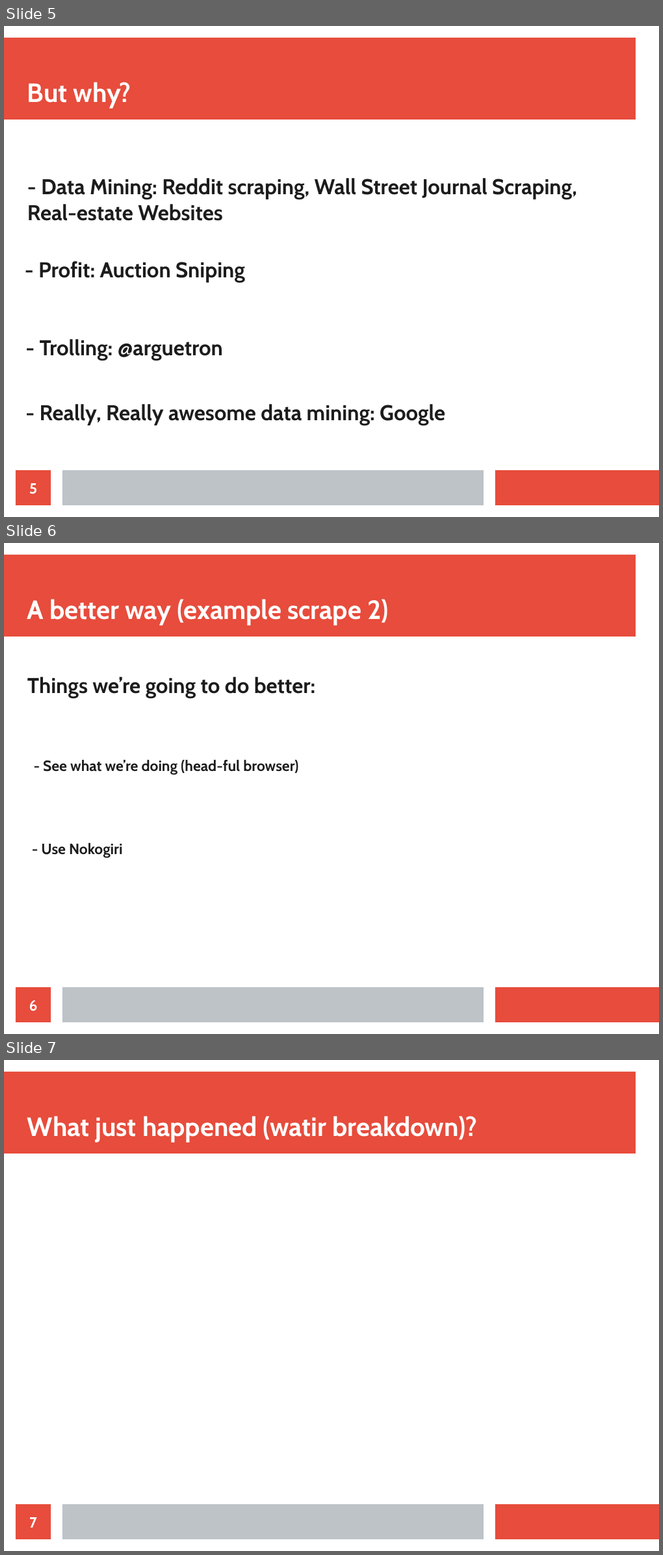
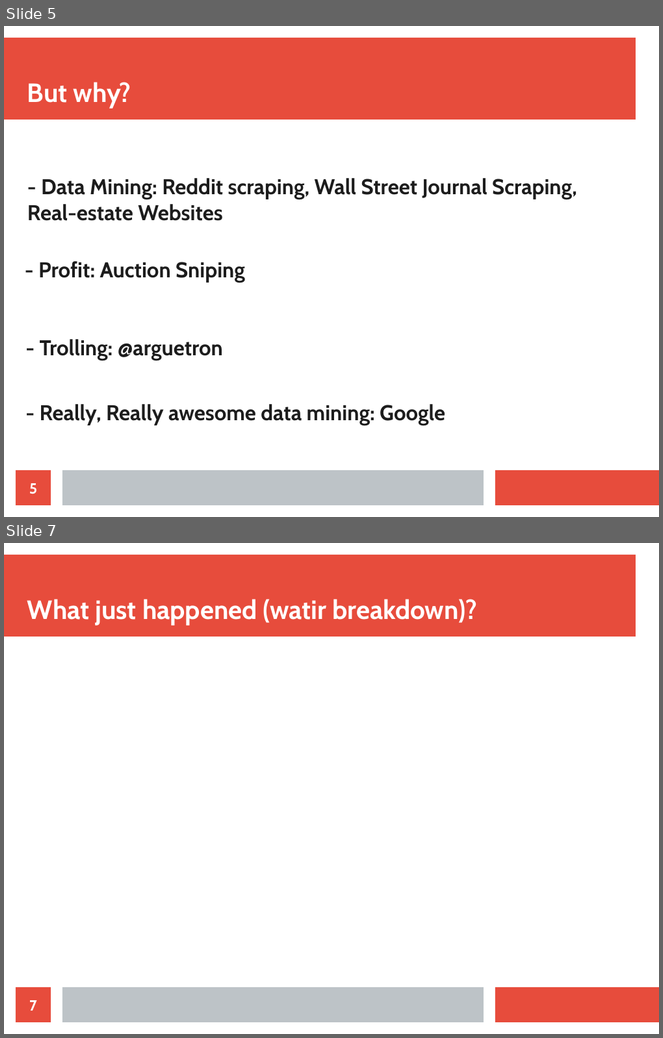
Before and after one commit to Lewington-pitsos/web_scraping_presentation, a slide deck: web_scraping.odp. Shown one above the other, each under a label of ours: slides 5, 6 and 7 before the commit, slides 5 and 7 after it; the slides between them are not shown. The pictures are 663x1555 and 663x1038 pixels, drawn with LibreOffice and Linux fonts; fonts in the diff are those of the drawing. Boxes give left, top, right and bottom in pixels: in the first picture for what was removed or moved away, otherwise in the second. Text is boxed around its words. In the diff, an @@ line names an element or a change of style, - is before the commit and + after.

```diff
--- a/web_scraping.odp
+++ b/web_scraping.odp
@@ slide 6 removed at bbox=[4, 543, 659, 1034], background #FFFFFF; not listed: 3 template elements that a slide beside it also shows @@
@@ title removed at bbox=[27, 599, 389, 626] @@
-A better way (example scrape 2)
@@ text removed at bbox=[27, 677, 316, 698] @@
-Things we’re going to do better:
@@ text removed at bbox=[43, 760, 298, 775] @@
-- See what we’re doing (head-ful browser)
@@ text removed at bbox=[41, 843, 122, 858] @@
-- Use Nokogiri
@@ page number removed at bbox=[16, 988, 51, 1023] @@
-6
```
Also in this commit, not shown: 1 slide changed, 3 slides added, 1 other slide removed, 14 other files.
